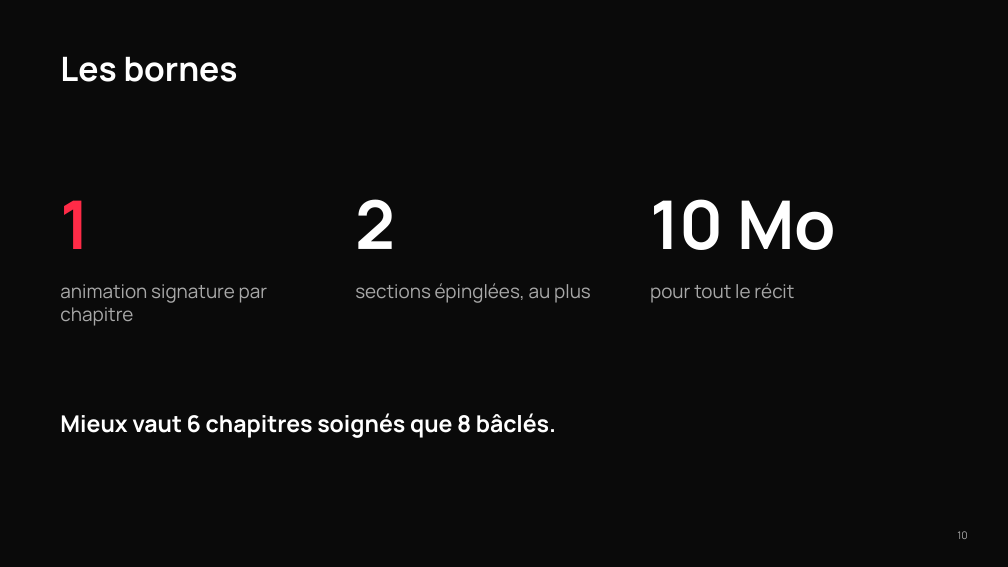
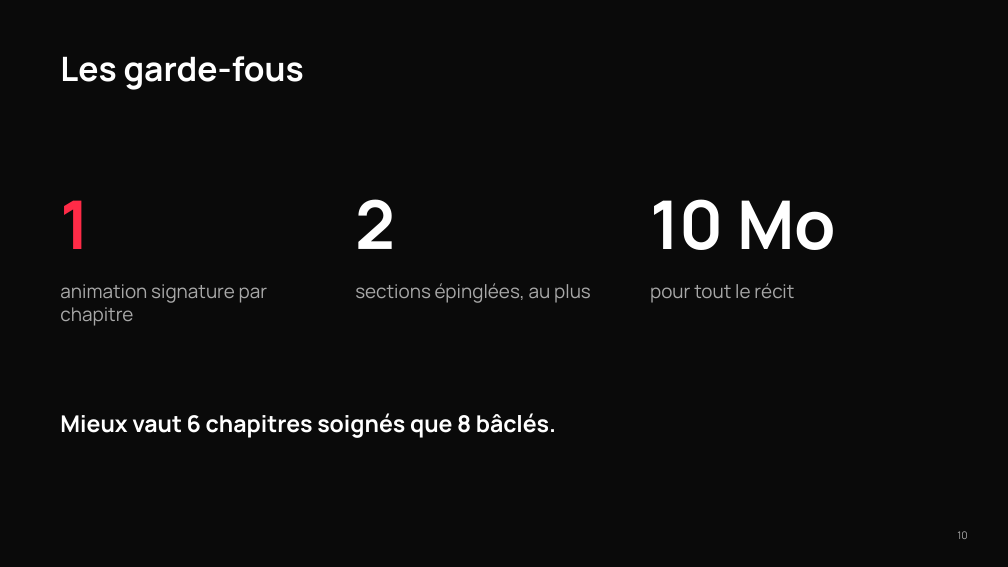
Before and after one commit to tim-montmorency/compendium, a slide deck: slide 10 of docs/582-511-web5/assets/documents/Web5_recit-defilant-lancement.pptx. Drawn at 1008x567 pixels with LibreOffice and Linux fonts; fonts in the diff are those of the drawing. Boxes give left, top, right and bottom in pixels: in the first picture for what was removed or moved away, otherwise in the second. Text is boxed around its words. In the diff, an @@ line names an element or a change of style, - is before the commit and + after.

```diff
--- a/docs/582-511-web5/assets/documents/Web5_recit-defilant-lancement.pptx
+++ b/docs/582-511-web5/assets/documents/Web5_recit-defilant-lancement.pptx
@@ title at (60, 56, 304, 90): text changed @@
-Les bornes
+Les garde-fous
```
Also in this commit, not shown: 1 other slide changed, 5 other files.
